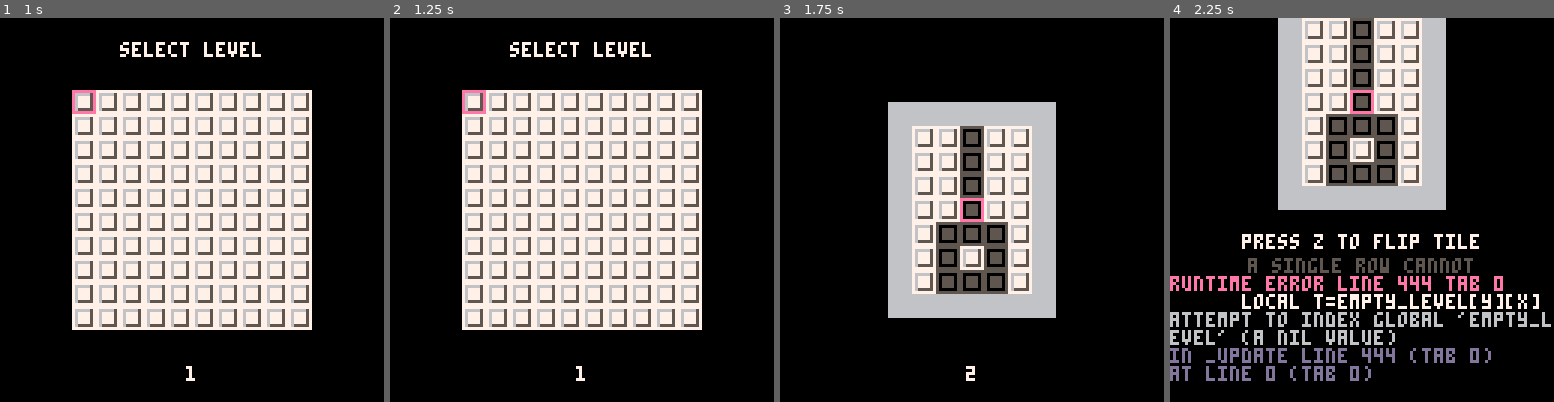
Above: before the commit, frames 1-4 (left to right).
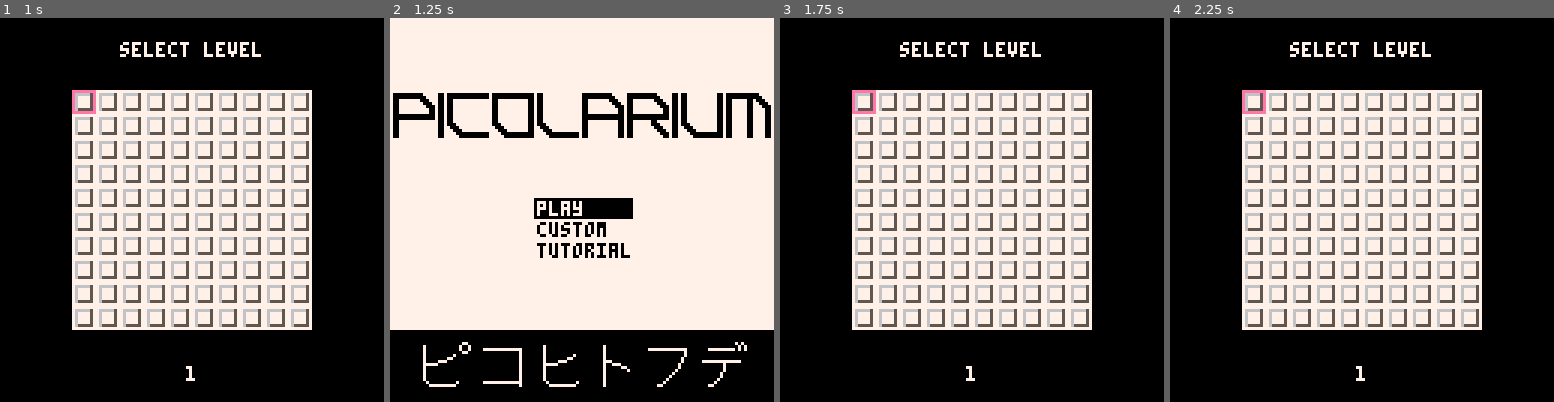
Above: after the commit, the same moments.

Repository: tobiasvl/picolarium
Game: PICO-8 cartridge picolarium.p8
Same seed, same stepped clock (60 frames per second), same inputs: the game is played once before the commit and once after it.
Inputs:
- Up to frame 1 (1 s): tap X (X key) at 0.33 s; tap O (Z key) at 0.7 s
- Up to frame 2 (1.25 s): tap X (X key) at 1.07 s
- Up to frame 3 (1.75 s): hold Right from 1.6 s (still down); tap O (Z key) at 1.7 s
- Up to frame 4 (2.25 s): tap X (X key) at 1.85 s; release Right at 2.1 s; tap O (Z key) at 2.1 s; hold Up from 2.15 s (still down)

Frame 1 is identical in both runs. In frame 2, 56% of the frame differs, in the area x 0-100%, y 0-97%; in frame 3, 33%; in frame 4, 45%.
Error before the commit: runtime error line 444 tab 0; local t=empty_level[y][x]; attempt to index global 'empty_level' (a nil value)

Commit message:
Several UI improvements
- Menu breadcrumbs:
  - X almost always goes back one level
  - Pause menu is properly populated with menuitems
- Play custom option grayed out if there are no custom levels
- Level numbers are now blue for custom levels
- Remembers your level selection across menus

Diff:
--- a/picolarium.p8
+++ b/picolarium.p8
@@ -60,7 +60,7 @@
 end
 
 function load_custom_state()
-  custom_levels,ls={},{lvls=20}
+  local level_select,custom_levels={lvls=20},{lvls=0}
   local d,state=5,rotl(dget(4),5)
   for i=1,20 do
     local level={}
@@ -68,23 +68,23 @@
       local l=dget(d+e)
       if (e~=2 or l~=0) add(level,l)
     end
-    if (#level==3) custom_levels[i]=level
+    if (#level==3) custom_levels[i]=level custom_levels.lvls+=1
     d+=3
   end
   d=1
   for y=1,4 do
-    add(ls,{})
+    add(level_select,{})
     for x=1,5 do
       if custom_levels[d] then
-        ls[y][x]=band(state,1)
+        level_select[y][x]=band(state,1)
       else
-        ls[y][x]=2
+        level_select[y][x]=2
       end
       state=rotl(state,1)
       d+=1
     end
   end
-  return ls
+  return level_select,custom_levels
 end
 
 function save_level(level,lvl)
@@ -111,11 +111,8 @@
   if (lvl>99) x-=2
   poke4(0x4300,peek4(0x5f28))
   camera()
-  c=7
-  if custom then
-    print("custom",52,24,12)
-    if (not levels[lvl]) c=5
-  end
+  local c=7
+  if (custom) c=levels[lvl] and 12 or 5
   print(lvl,x,116,c)
   x=lvl%#level_select[1]
   y=ceil(lvl/#level_select[1])
@@ -331,15 +328,14 @@
       menu_selection,mode=1,modes.main_menu
     end
   elseif mode==modes.main_menu then
-    custom,edit=false,false
-    level_select=load_state()
-    levels=stock_levels
     if (btnp(⬆️)) menu_selection=menu_selection==1 and 3 or menu_selection-1
     if (btnp(⬇️)) menu_selection=menu_selection%3+1
     if btnp(🅾️) then
       if menu_selection==1 then
+        if (custom or not level_select) custom,edit,level_select,levels,lvl,lvl_xpos,lvl_ypos=false,false,load_state(),stock_levels,1,0,0
         mode=modes.level_select
       elseif menu_selection==2 then
+        if (not custom) custom,lvl,lvl_xpos,lvl_ypos,level_select,levels=true,1,0,0,load_custom_state()
         menu_selection=1
         mode=modes.custom_submenu
       elseif menu_selection==3 then
@@ -347,14 +343,11 @@
       end
     end
   elseif mode==modes.custom_submenu then
-    custom=true
-    level_select=load_custom_state()
-    levels=custom_levels
     if (btnp(⬆️)) menu_selection=menu_selection==1 and 2 or 1
     if (btnp(⬇️)) menu_selection=menu_selection%2+1
     if btnp(🅾️) then
-      edit=menu_selection~=1
-      mode=modes.level_select
+      if (menu_selection==2 or levels.lvls>0) mode=modes.level_select
+      edit=menu_selection==2
     elseif btnp(❎) then
       menu_selection=2
       mode=modes.main_menu
@@ -363,6 +356,7 @@
     if (btnp(🅾️) or btnp(❎)) mode=modes.main_menu
   elseif mode==modes.level_select then
     menuitem(1)
+    menuitem(2)
     if btnp(⬅️) then
       if lvl%#level_select[1]~=1 then
         lvl-=1
@@ -400,8 +394,8 @@
         level=decode_level(levels[lvl])
         play_init(level)
       end
-    elseif btnp(❎) and edit then
-      mode=modes.edit_password
+    elseif btnp(❎) then
+      if (edit) mode=modes.edit_password else palt(0,false) mode=custom and modes.custom_submenu or modes.main_menu
     end
   elseif mode==modes.play then
     if edit then
@@ -419,7 +413,7 @@
         pal(14,10)
       end
     elseif button==32 then
-      if (draw) turn_off_draw() else mode=modes.edit_custom
+      if (draw) turn_off_draw() else mode=edit and modes.edit_custom or modes.level_select
     elseif button==1 or button==2 or button==4 or button==8 then
       move(button)
     end
@@ -427,6 +421,8 @@
     counter+=1
     if (btnp(🅾️)) mode=modes.play turn_off_draw()
   elseif mode==modes.resize then
+    menuitem(1,"level select",function() turn_off_draw() pal() mode=modes.level_select end)
+    menuitem(2)
     local x,y=#empty_level[1],#empty_level
     if (btnp(⬆️) and y>2) empty_level[y]=nil
     if (btnp(⬇️) and y<8) then
@@ -439,8 +435,9 @@
     if (btnp(➡️) and x<8) foreach(empty_level,function(x) add(x,1) end)
     if (btnp(⬅️) and x>2) foreach(empty_level,function(x) x[#x]=nil end)
     if (btnp(🅾️)) mode=modes.edit_custom play_init(empty_level)
+    if (btnp(❎)) mode=modes.level_select
   elseif mode==modes.edit_custom then
-    menuitem(1,"resize level",function() mode=modes.resize end)
+    menuitem(2,"resize level",function() mode=modes.resize end)
     button=btnp()
     local x,y=xpos/8,ypos/8
     if button==16 and mget(x,y)~=33 then
@@ -510,10 +507,18 @@
     print("flip tiles so each horizontal\nline is one color")
     print("e.g. from ▒/▥ to █/▤")
   elseif mode==modes.custom_submenu then
-    local colors={{7,0},{7,0}}
-    colors[menu_selection]={0,7}
+    local colors={levels.lvls==0 and {7,5} or {7,0},{7,0}}
+    if (menu_selection==1 and levels.lvls==0) colors[1]={5,7} else colors[menu_selection]={0,7}
+    for x=0,15 do
+      for y=0,12 do
+        if (y~=3 and y~=4) mset(x,y,32)
+      end
+    end
+    map()
+    spr(96,0,24,16,2)
+    spr(128,9,104,14,3)
     rectfill(0,48,128,100,7)
-    print("custom",49,61,5)
+    print("custom",49,61,12)
     rectfill(48,67,80,77,colors[1][1])
     print("play",49,68,colors[1][2])
     rectfill(48,74,80,80,colors[2][1])
@@ -531,8 +536,8 @@
     select=edit and "edit" or "select"
     center(select.." level",8)
     if edit then
-      print("press x to edit level",16,16)
-      print("press z to edit password",16,22)
+      print("press z to edit level",16,16)
+      print("press x to edit password",16,22)
     end
     print_lvl_no()
     if (level_select.lvls_beat==100) printg()
